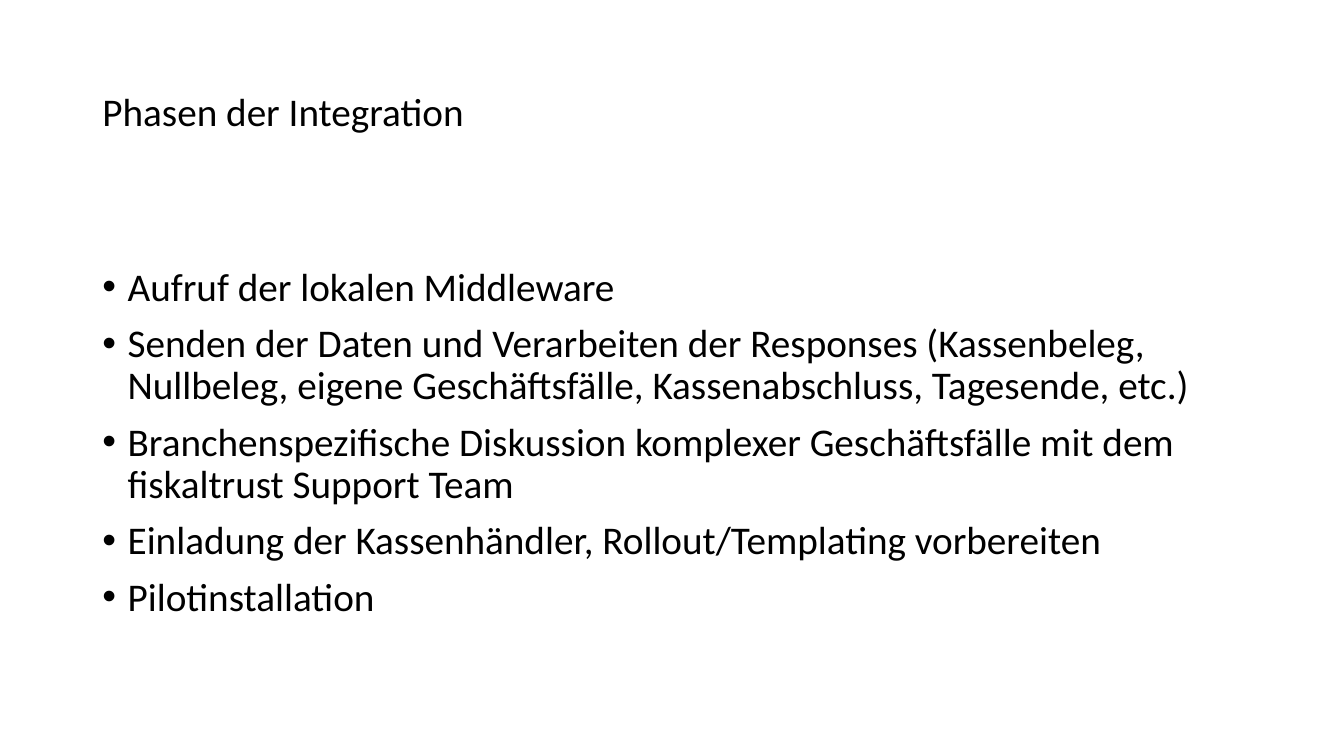
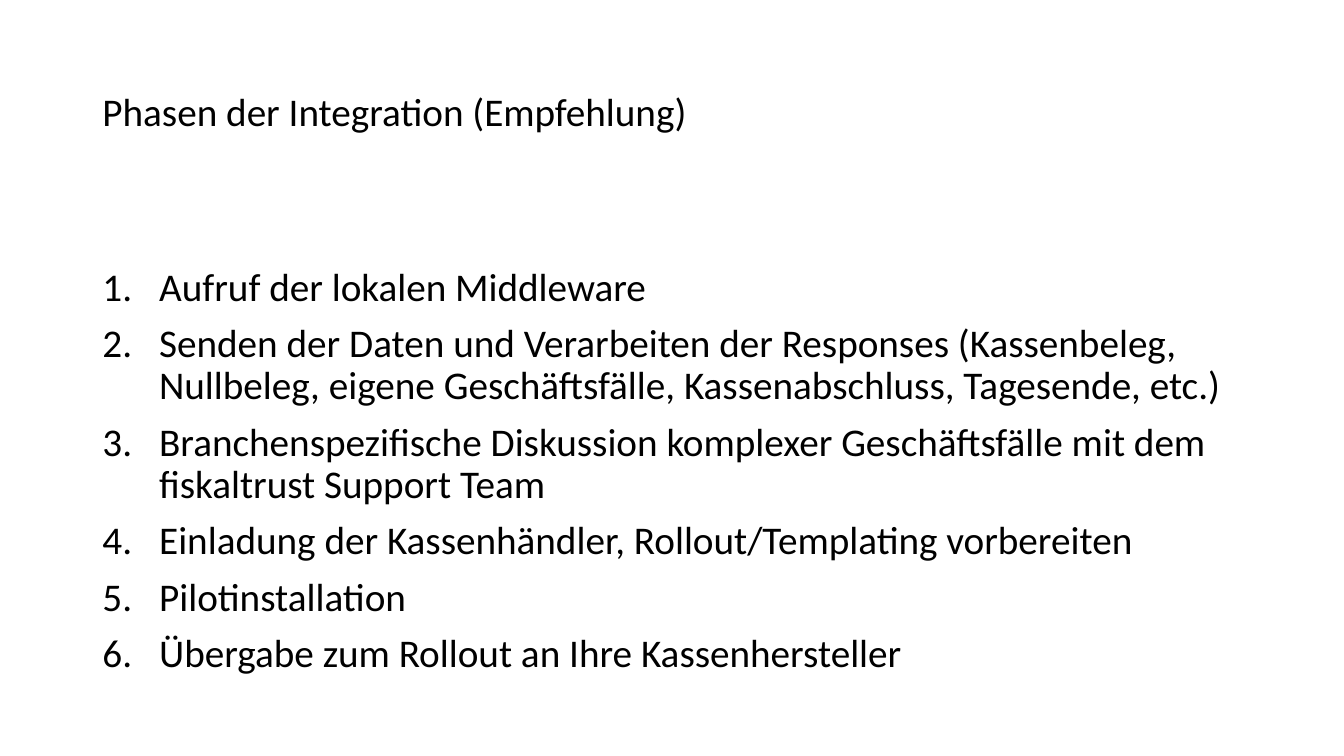
Before and after one commit to fiskaltrust/productdescription-de-doc, a slide deck: slide 22 of for-poscreators/presentation/onboarding_de.pptx. Drawn at 1344x756 pixels with LibreOffice and Linux fonts; fonts in the diff are those of the drawing. Boxes give left, top, right and bottom in pixels: in the first picture for what was removed or moved away, otherwise in the second. Text is boxed around its words. In the diff, an @@ line names an element or a change of style, - is before the commit and + after.

```diff
--- a/for-poscreators/presentation/onboarding_de.pptx
+++ b/for-poscreators/presentation/onboarding_de.pptx
@@ title at [102,97,686,133]: text changed @@
-Phasen der Integration
+Phasen der Integration (Empfehlung)
@@ text at [159,273,1220,612]: bullet • to 1. @@
@@ text at [159,635,901,674]: paragraph added @@
+6. Übergabe zum Rollout an Ihre Kassenhersteller
```
Also in this commit, not shown: 3 other slides changed, 2 other files.
